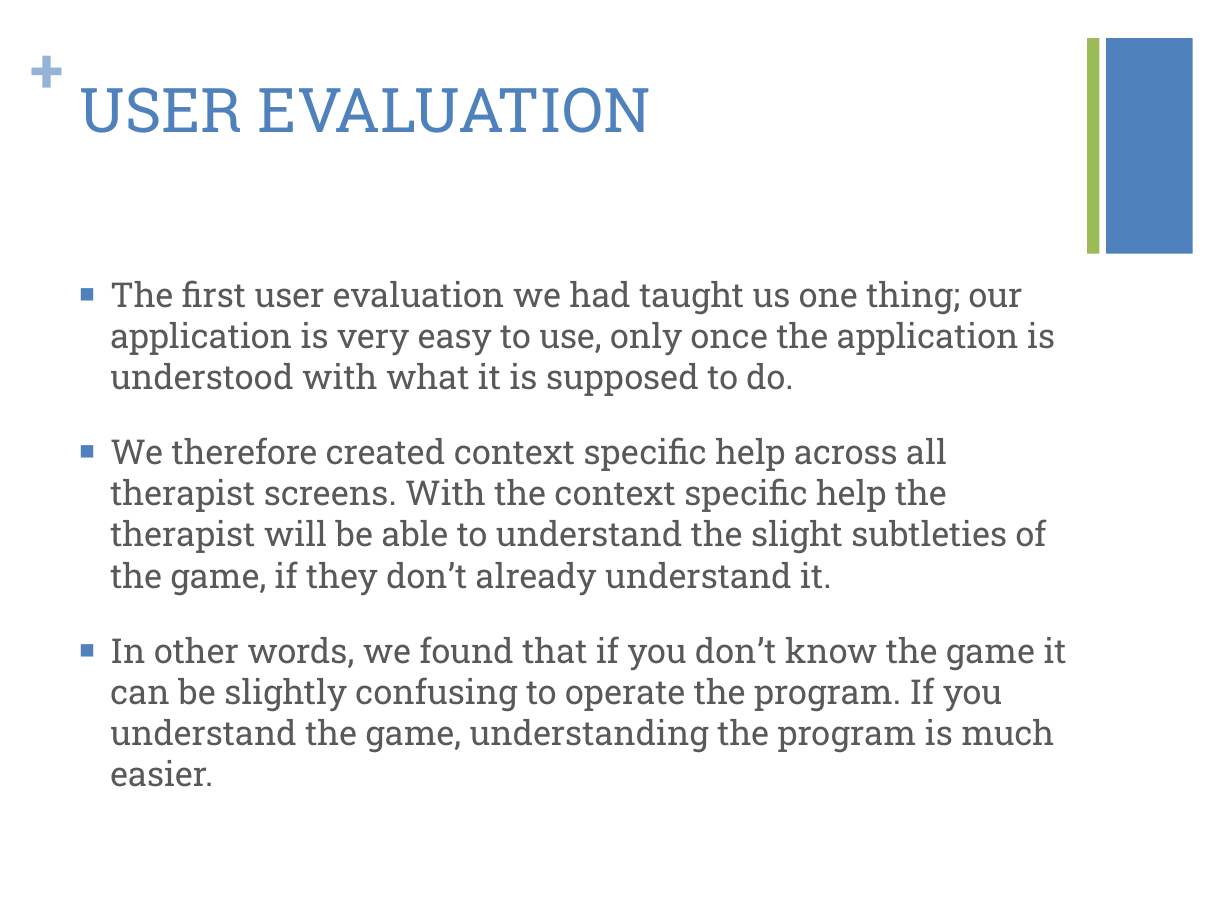
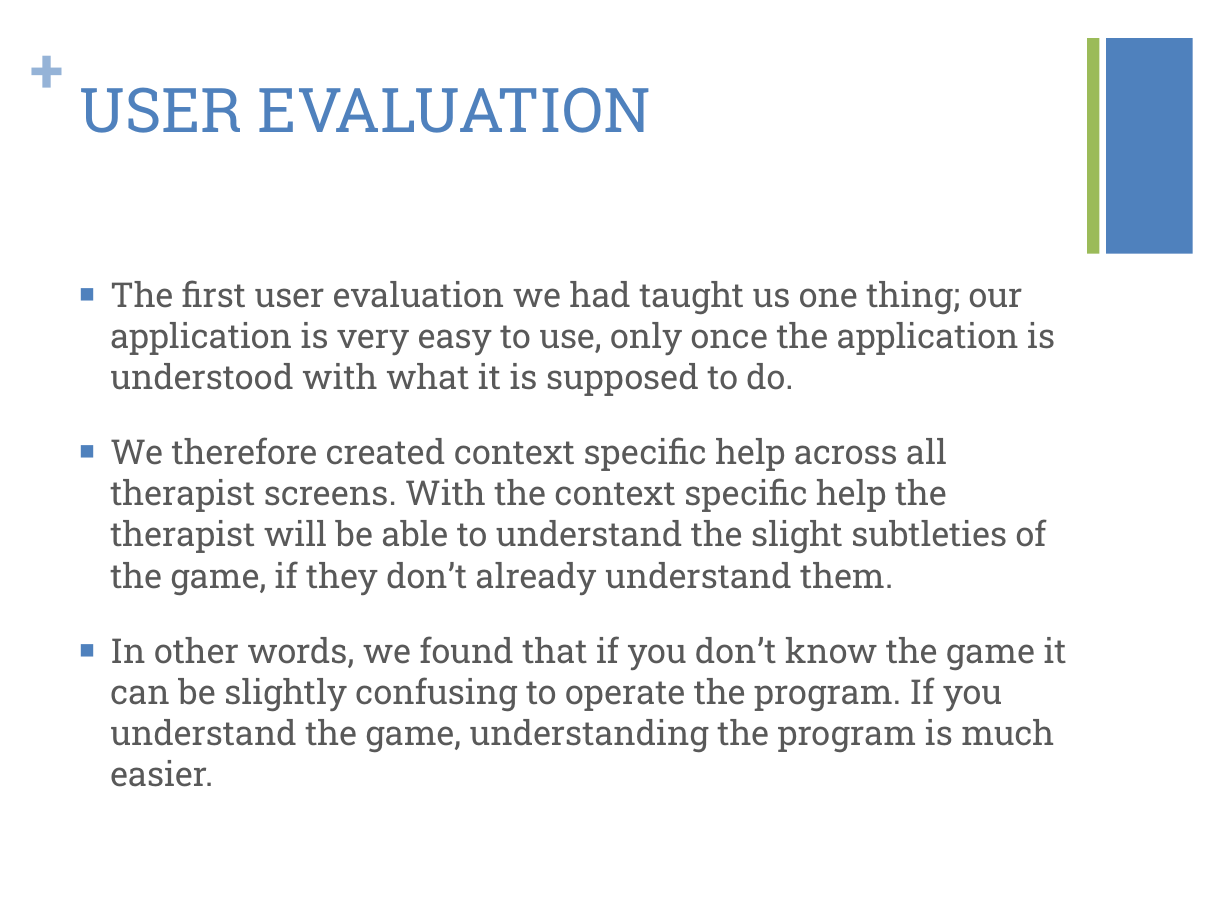
Before and after one commit to oh-team-machine/Target-Tapping, a slide deck: slide 24 of Documentation/CMPUT302_Pres.pptx. Drawn at 1232x924 pixels with LibreOffice and Linux fonts; fonts in the diff are those of the drawing. Boxes give left, top, right and bottom in pixels: in the first picture for what was removed or moved away, otherwise in the second. Text is boxed around its words. In the diff, an @@ line names an element or a change of style, - is before the commit and + after.

```diff
--- a/Documentation/CMPUT302_Pres.pptx
+++ b/Documentation/CMPUT302_Pres.pptx
@@ text at <box>110,437,1047,596</box>: text changed @@
-■ We therefore created context specific help across all therapist screens. With the context specific help the therapist will be able to understand the slight subtleties of the game, if they don’t already understand it.
+■ We therefore created context specific help across all therapist screens. With the context specific help the therapist will be able to understand the slight subtleties of the game, if they don’t already understand them.
```
Also in this commit, not shown: 4 other slides changed, 7 slides added, 3 slides removed, 2 other files.
